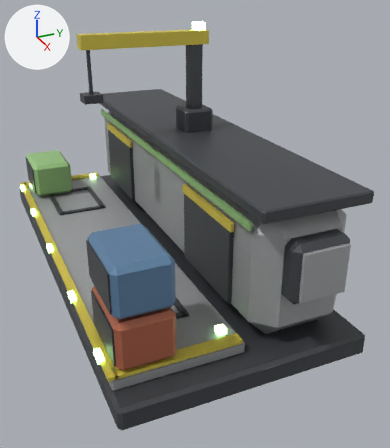
The FBX model SpaceStation/Assets/_Project/Art/Models/Modules/SM_CargoTerminal.fbx, before and after one commit.
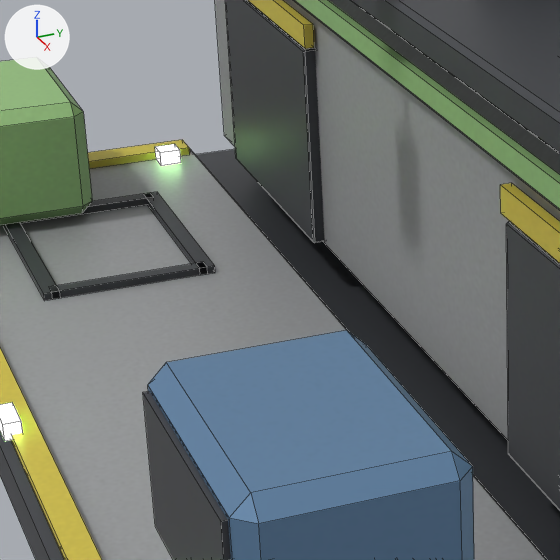
There are two pictures of each version: one whole from a 50 mm lens placed at (1.518, -0.684, 0.732), pointed at (-0.307, 0.137, -0.181), one close up on the part from 12% to 51% of the width and 30% to 64% of the height. Lighting does not change. The marker at upper left points along +X, +Y and +Z. The first two pictures are the older version. The close-ups show mesh edges as thin lines. Where no turn or scale is listed for an object, it has been applied to the vertices.

The first close-up shows 'CargoLights', 'SMN_CargoTerminal'.
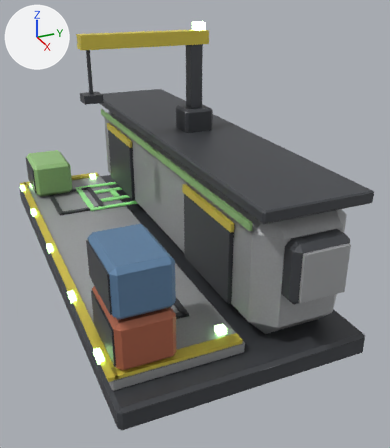
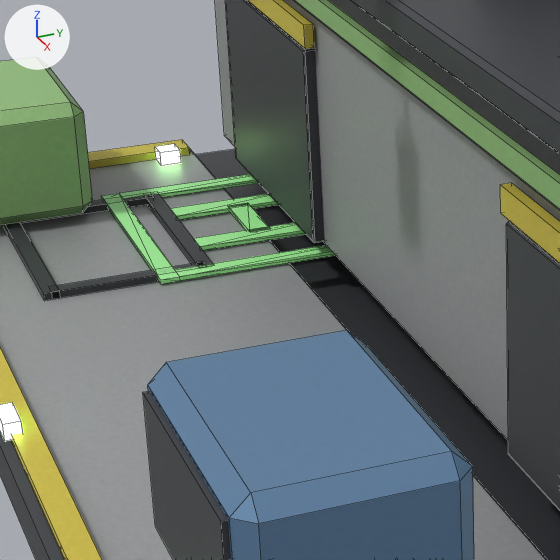
Changed parts and their boxes [x1, y1, x2, y2] in the close-ups (560 x 560 px):
'Emblem_CargoTerminal', added (green): after [102, 174, 335, 284]

The edits, one by one:
Material 'FX_FluorGreen' (mat_fx_fluorgreen) is new.
Its base color is (0.4, 1.0, 0.35) (green #aaffa0).
Its roughness is 0.3.
Mesh me_emblem_cargoterminal is new.
It has 48 vertices, 84 faces and spans x -1.166..-0.834, y -0.166..0.166, z -0.277..-0.271.
It uses material mat_fx_fluorgreen (green #aaffa0).
Object 'Emblem_CargoTerminal' (ob_emblem_cargoterminal) is new; it shows me_emblem_cargoterminal.
Its location is (0.0, 0.0, 0.0).
